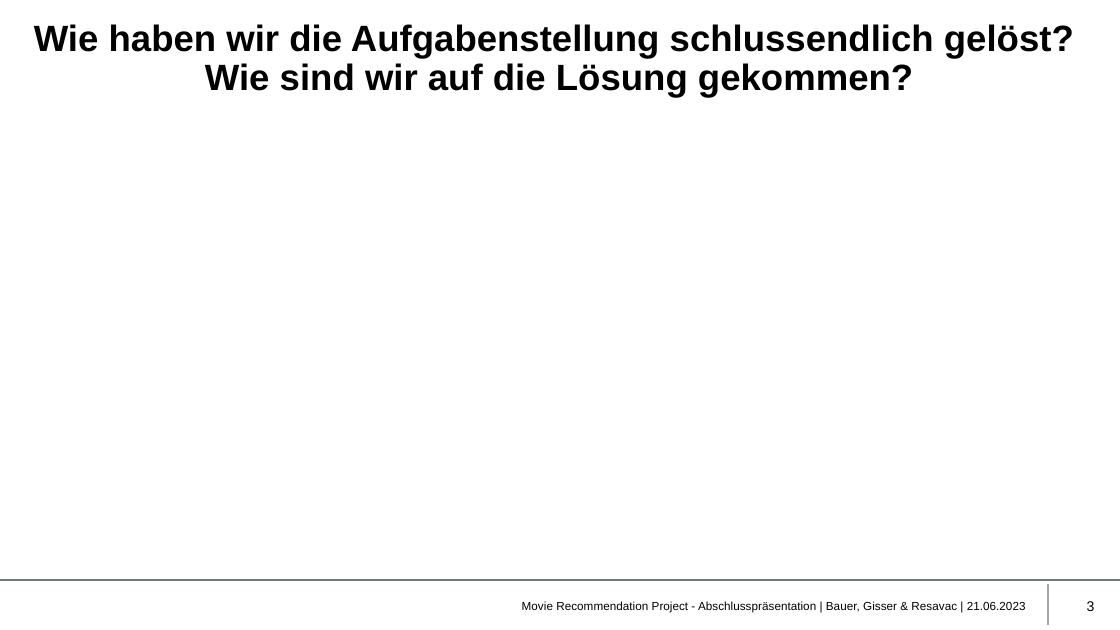
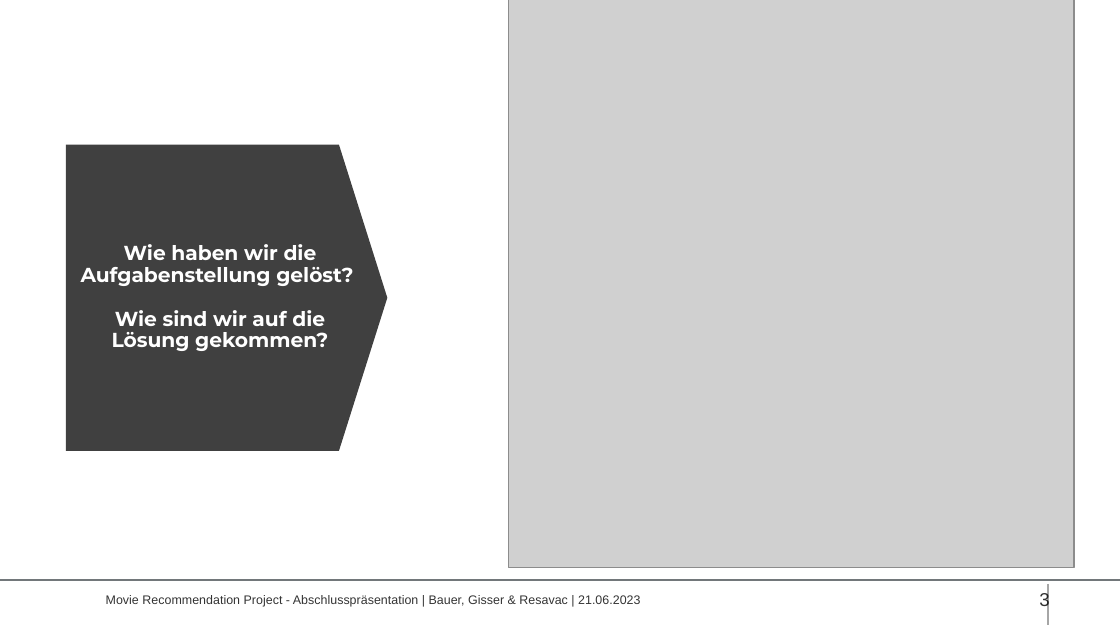
Before and after one commit to bar01a/mds-ss2023-SOE-Python-project, a slide deck: slide 3 of final-presentation/final_presentation.pptx. Drawn at 1120x630 pixels with LibreOffice and Linux fonts; fonts in the diff are those of the drawing; grey boxes stand for pictures; background and template pictures are left out. Boxes give left, top, right and bottom in pixels: in the first picture for what was removed or moved away, otherwise in the second. Text is boxed around its words. In the diff, an @@ line names an element or a change of style, - is before the commit and + after.

```diff
--- a/final-presentation/final_presentation.pptx
+++ b/final-presentation/final_presentation.pptx
@@ picture added at box(508, 0, 1074, 568) @@
@@ down arrow added at box(66, 144, 388, 450), fill #404040 @@
@@ title "Wie haben wir die Aufgabenstellung ..." at box(81, 244, 353, 351): vertical alignment top to middle @@
@@ title at box(81, 244, 353, 351): text changed; size 23.5 to 13 pt; font Arial to Montserrat; text colour #000000 to #FFFFFF @@
-Wie haben wir die Aufgabenstellung schlussendlich gelöst?
-Wie sind wir auf die Lösung gekommen?
+Wie haben wir die Aufgabenstellung gelöst?
+Wie sind wir auf die Lösung gekommen?
@@ text "Movie Recommendation Project - Abschlusspräsentation ...": place and size @@
-text "Movie Recommendation Project - Abschlusspräsentation ..." at box(522, 601, 1026, 613)
+text "Movie Recommendation Project - Abschlusspräsentation ..." at box(106, 595, 640, 607)
@@ text "Movie Recommendation Project - Abschlusspräsentation ..." at box(106, 595, 640, 607): size 7.5 to 8 pt, text colour #000000 to #000000 at 80% opacity; alignment right to left; line spacing 1 to 0.9; more space between paragraphs @@
@@ page number: place and size @@
-page number at box(1087, 601, 1095, 611)
+page number at box(1039, 592, 1049, 611)
@@ page number at box(1039, 592, 1049, 611): size 9 to 12 pt, text colour #000000 to #000000 at 80% opacity; line spacing 1 to 0.9; more space between paragraphs @@
```
Also in this commit, not shown: 2 other slides changed, 1 slide removed.
